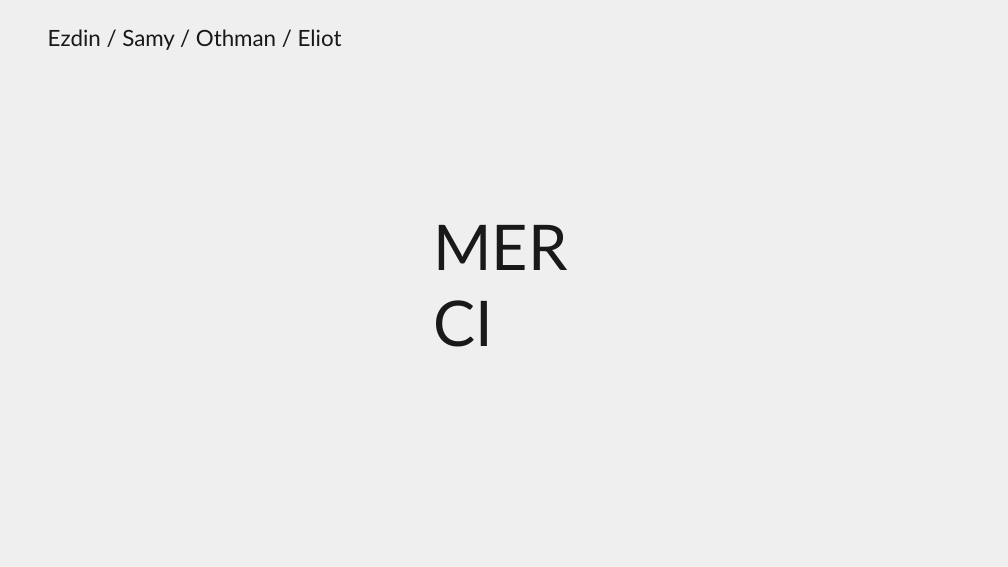
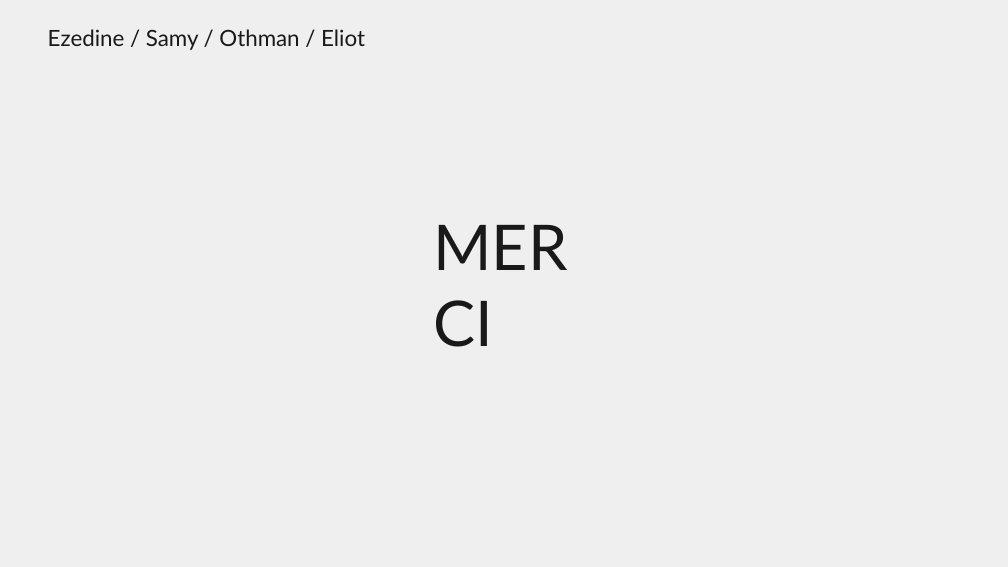
Before and after one commit to Eliotsk-hub/PARM, a slide deck: slide 16 of SoutenancePARM.pptx (slide 13 before the commit). Drawn at 1008x567 pixels with LibreOffice and Linux fonts; fonts in the diff are those of the drawing; background and template pictures are left out. Boxes give left, top, right and bottom in pixels: in the first picture for what was removed or moved away, otherwise in the second. Text is boxed around its words. In the diff, an @@ line names an element or a change of style, - is before the commit and + after.

```diff
--- a/SoutenancePARM.pptx
+++ b/SoutenancePARM.pptx
@@ text at bbox=[48, 29, 365, 50]: text changed @@
-Ezdin / Samy / Othman / Eliot
+Ezedine / Samy / Othman / Eliot
```
Also in this commit, not shown: 1 other slide changed, 3 slides added.
